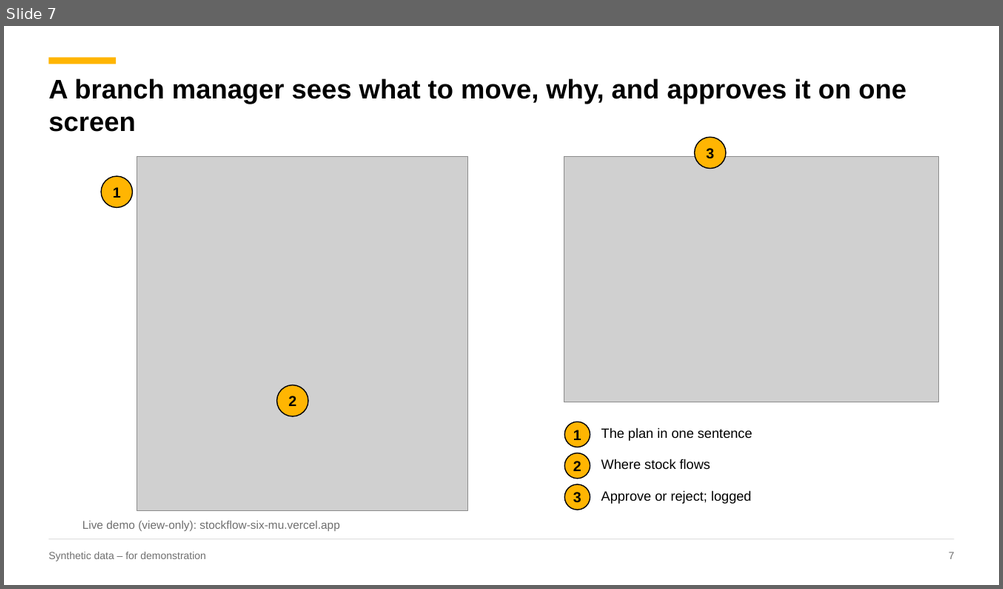
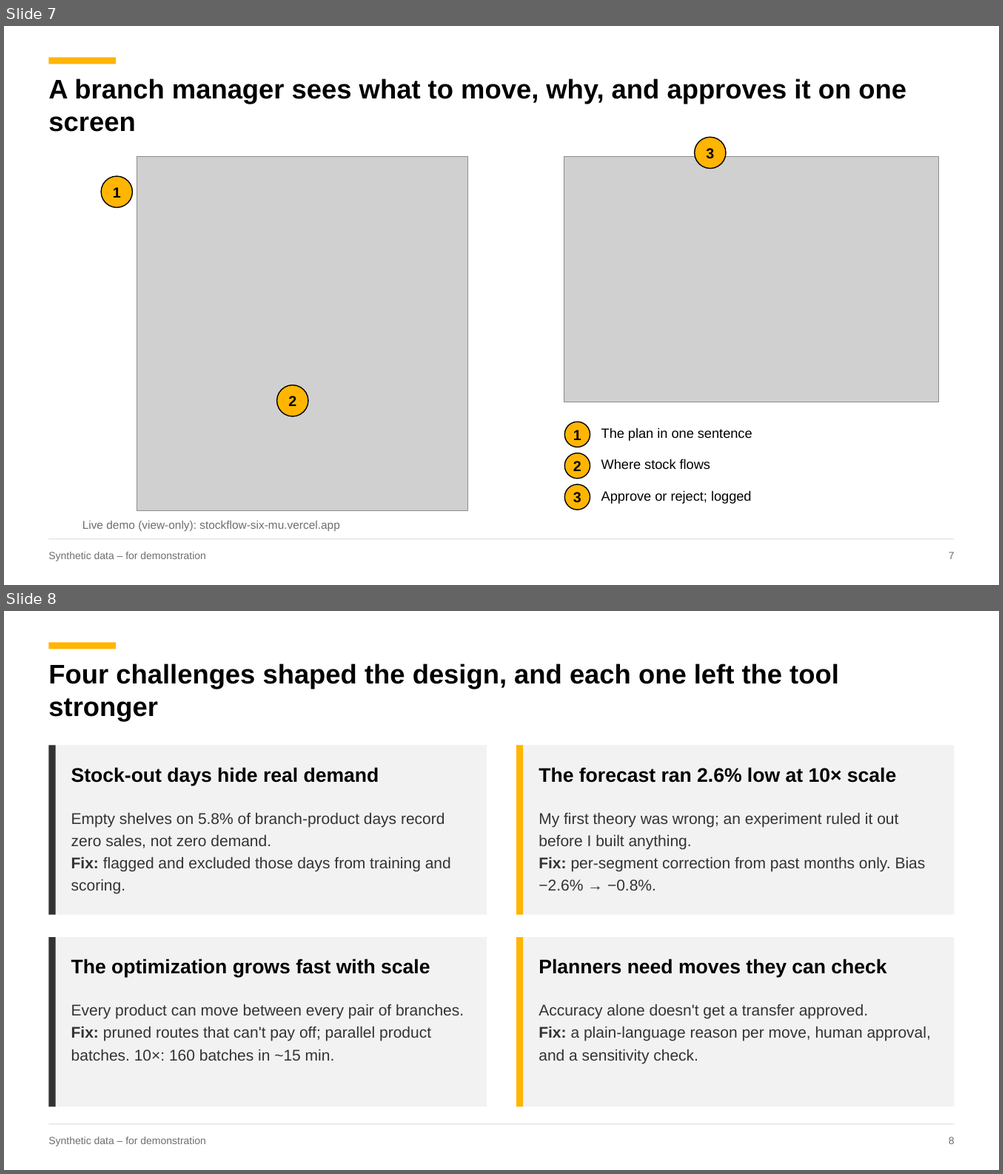
Before and after one commit to bbbiyeba/stockflow, a slide deck: presentation/Stockflow_Stryker.pptx. Shown one above the other, each under a label of ours: slide 7 before the commit, slides 7 and 8 after it. The pictures are 1003x589 and 1003x1174 pixels, drawn with LibreOffice and Linux fonts; fonts in the diff are those of the drawing; grey boxes stand for pictures. Boxes give left, top, right and bottom in pixels: in the first picture for what was removed or moved away, otherwise in the second. Text is boxed around its words. In the diff, an @@ line names an element or a change of style, - is before the commit and + after.

Commit message:
Add challenges, lessons and next-with-more-resources slides; update script

```diff
--- a/presentation/Stockflow_Stryker.pptx
+++ b/presentation/Stockflow_Stryker.pptx
@@ slide 8 added at <box>4,611,999,1170</box>, background #FFFFFF @@
@@ rectangle added at <box>48,642,116,649</box>, fill #FFB502 @@
@@ text added at <box>48,664,839,722</box>, 26 pt, text #000000, bold @@
+Four challenges shaped the design, and each one left the tool stronger
@@ rectangle added at <box>48,745,486,914</box>, fill #F2F2F2 @@
@@ rectangle added at <box>48,745,56,914</box>, fill #333333 @@
@@ rectangle added at <box>517,745,955,914</box>, fill #F2F2F2 @@
@@ rectangle added at <box>517,745,523,914</box>, fill #FFB502 @@
@@ text added at <box>71,767,379,786</box>, 19 pt, text #000000, bold @@
+Stock-out days hide real demand
@@ text added at <box>538,767,896,783</box>, 19 pt, text #000000, bold @@
+The forecast ran 2.6% low at 10× scale
@@ text added at <box>71,812,451,894</box>, 15 pt, text #333333 @@
+Empty shelves on 5.8% of branch-product days record zero sales, not zero demand.
+Fix: flagged and excluded those days from training and scoring.
@@ text added at <box>538,812,925,891</box>, 15 pt, text #333333 @@
+My first theory was wrong; an experiment ruled it out before I built anything.
+Fix: per-segment correction from past months only. Bias −2.6% → −0.8%.
@@ rectangle added at <box>48,938,486,1107</box>, fill #F2F2F2 @@
@@ rectangle added at <box>48,938,56,1107</box>, fill #333333 @@
@@ rectangle added at <box>517,938,955,1107</box>, fill #F2F2F2 @@
@@ rectangle added at <box>517,938,523,1107</box>, fill #FFB502 @@
@@ text added at <box>71,959,430,978</box>, 19 pt, text #000000, bold @@
+The optimization grows fast with scale
@@ text added at <box>538,959,886,978</box>, 19 pt, text #000000, bold @@
+Planners need moves they can check
@@ text added at <box>71,1004,464,1061</box>, 15 pt, text #333333 @@
+Every product can move between every pair of branches.
+Fix: pruned routes that can't pay off; parallel product batches. 10×: 160 batches in ~15 min.
@@ text added at <box>538,1004,930,1064</box>, 15 pt, text #333333 @@
+Accuracy alone doesn't get a transfer approved.
+Fix: a plain-language reason per move, human approval, and a sensitivity check.
@@ rectangle added at <box>48,1125,954,1125</box>, fill #D9D9D9 @@
@@ text added at <box>48,1137,205,1147</box>, 10 pt, text #6E6E6E @@
+Synthetic data – for demonstration
@@ text added at <box>948,1137,954,1145</box>, 10 pt, text #6E6E6E @@
+8
```
Also in this commit, not shown: 1 slide changed, 2 other slides added, 3 other files.
